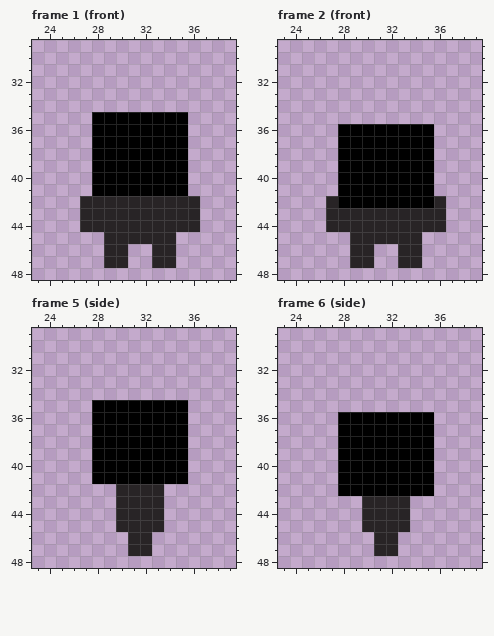
Two states of a pixel-art file, pixel art/characters/elefante.aseprite. This is how it looked before the edit.
64x64 pixels, 24 frames. Shown: frame 1 (front): x 23..39, y 29..48; frame 2 (front): x 23..39, y 29..48; frame 5 (side): x 23..39, y 29..48; frame 6 (side): x 23..39, y 29..48. The commit also changed other frames, which this record leaves out.
After the commit:
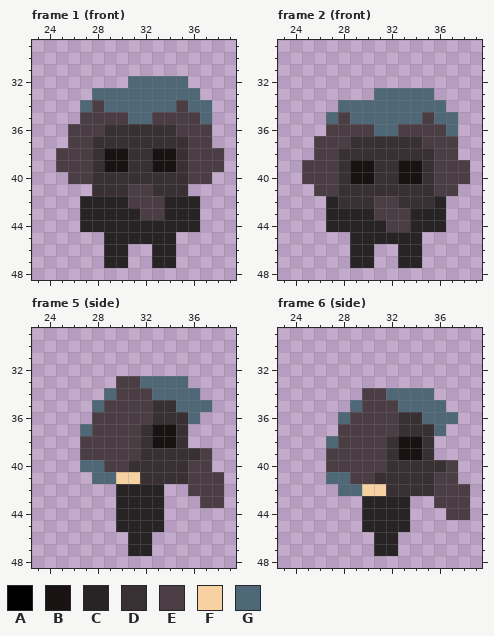
Palette (. is transparent): A #000000  B #181212  C #282426  D #383033  E #4b3d44  F #f7d1a1  G #4e6878
Diff:
layer "Layer 1" now hidden
layer "Layer 2" added
layer "Layer 2 Copy" added
Changed rows in their new state; - is an unchanged pixel.
Frame 1 (front), layers "Layer 2 Copy", "Layer 2":
first column x 25:
32 ------GGGGG---
33 ---GGGGGGGGG--
34 --GEGGGGGGEGG-
35 --EEEEGGEEEEG-
36 -EEEDDDDDDEEE-
37 -EEDDDDDDDDEE-
38 EEEDBBDDBBDEEE
39 EEEDBBDDBBDEEE
40 -EEDDDDDDDDEE-
41 ---DDDEEDDD---
42 ------EEE-----
43 -------EE-----
Frame 2 (front), layers "Layer 2 Copy", "Layer 2":
first column x 25:
33 ------GGGGG---
34 ---GGGGGGGGG--
35 --GEGGGGGGEGG-
36 --EEEEGGEEEEG-
37 -EEEDDDDDDEEE-
38 -EEDDDDDDDDEE-
39 EEEDBBDDBBDEEE
40 EEEDBBDDBBDEEE
41 -EEDDDDDDDDEE-
42 ---DDDEEDDD---
43 ------EEE-----
44 -------EE-----
Frame 5 (side), layers "Layer 2 Copy", "Layer 2":
first column x 27:
33 ---EEGGGG---
34 --GEEEGGGG--
35 -GEEEEDDGGG-
36 -EEEEEDDDG--
37 GEEEEDBBD---
38 EEEEEDBBD---
39 EEEEEDDDDDE-
40 GGEEDDDDDEE-
41 -GGFFDDDDEEE
42 ---------EEE
43 ----------EE
Frame 6 (side), layers "Layer 2 Copy", "Layer 2":
first column x 27:
34 ---EEGGGG---
35 --GEEEGGGG--
36 -GEEEEDDGGG-
37 -EEEEEDDDG--
38 GEEEEDBBD---
39 EEEEEDBBD---
40 EEEEEDDDDDE-
41 GGEEDDDDDEE-
42 -GGFFDDDDEEE
43 ---------EEE
44 ----------EE
